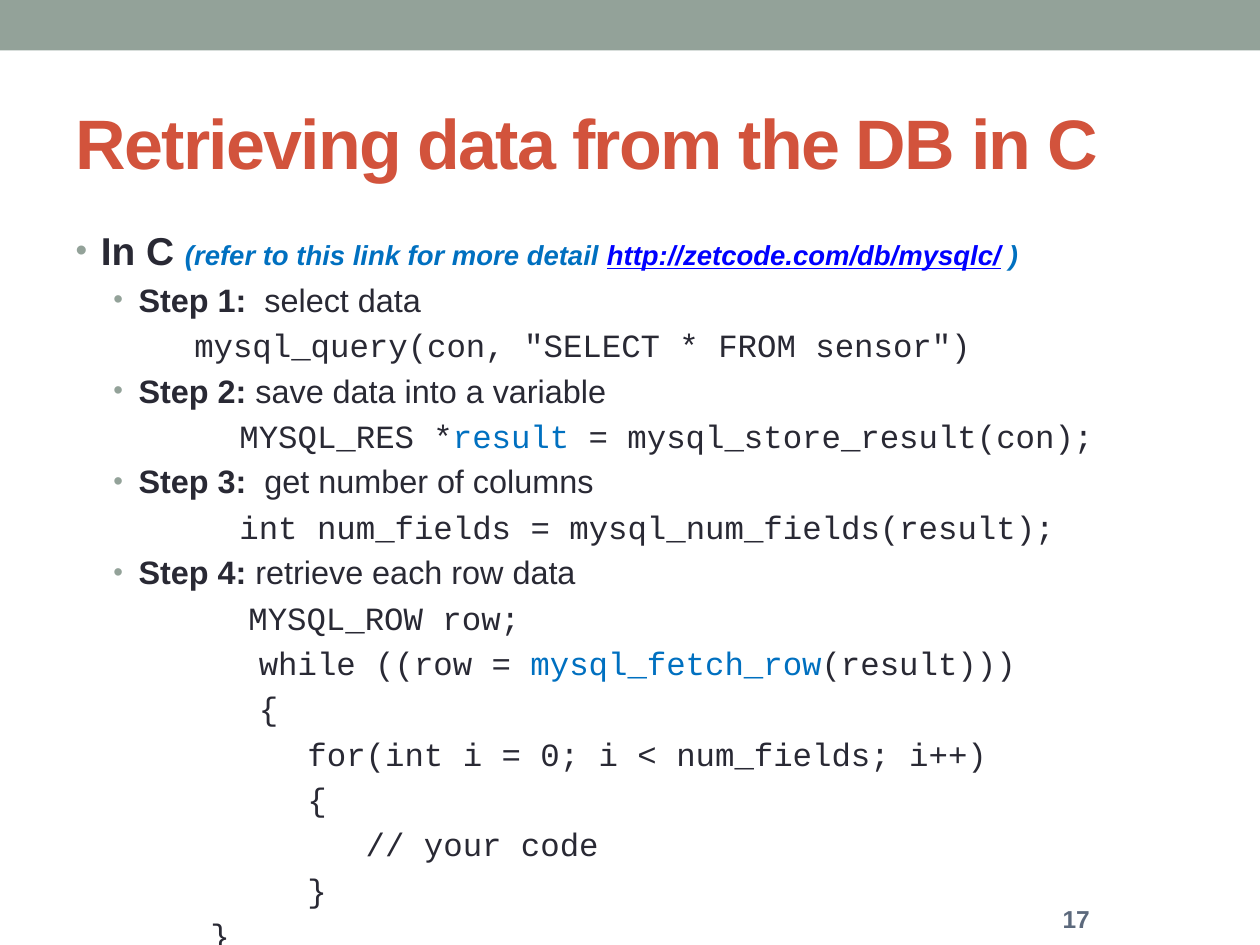
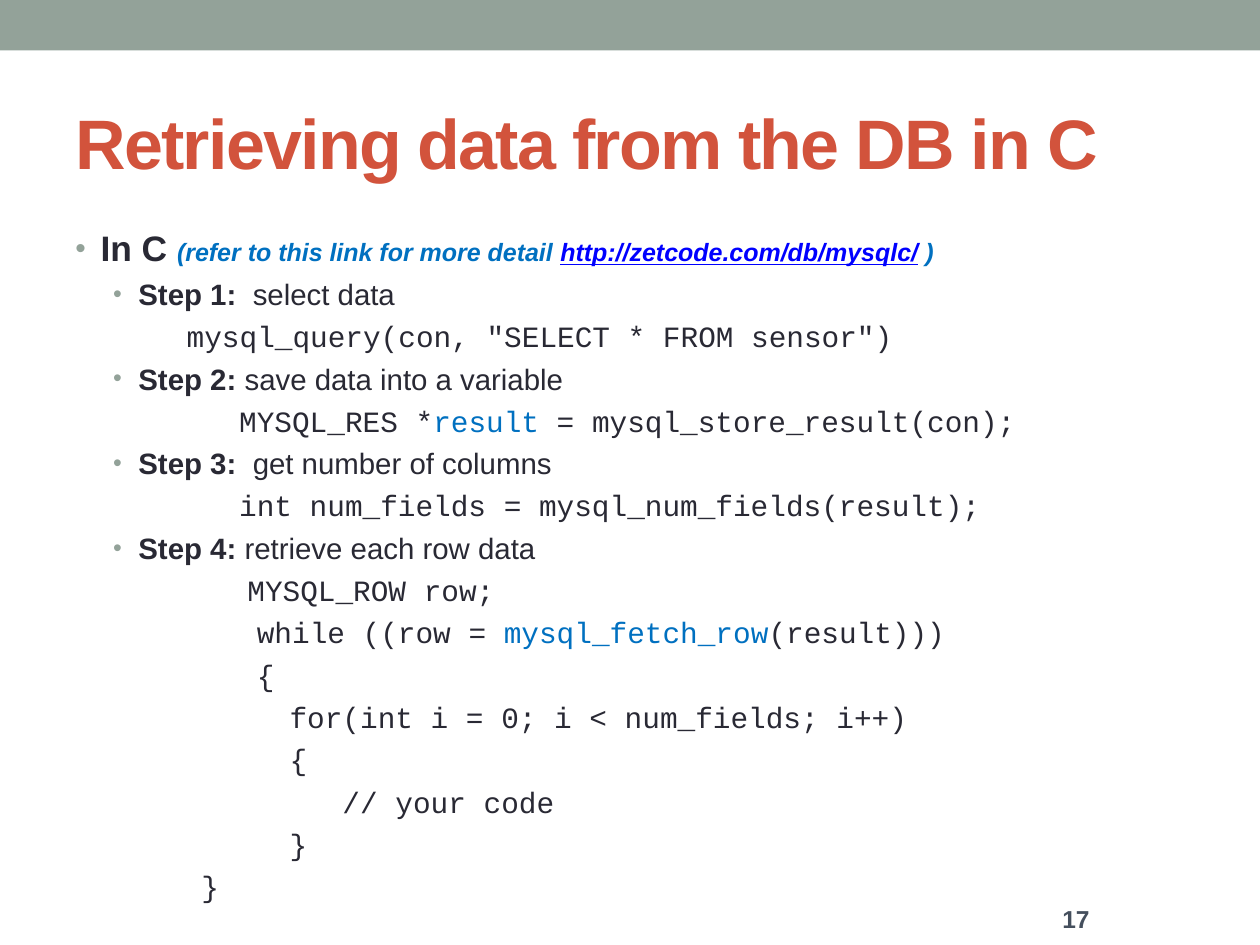
Before and after one commit to honggquan24/IOT, a slide deck: slide 17 of Slide/6. Database.pptx. Drawn at 1260x945 pixels with LibreOffice and Linux fonts; fonts in the diff are those of the drawing. Boxes give left, top, right and bottom in pixels: in the first picture for what was removed or moved away, otherwise in the second. Text is boxed around its words. In the diff, an @@ line names an element or a change of style, - is before the commit and + after.

```diff
--- a/Slide/6. Database.pptx
+++ b/Slide/6. Database.pptx
@@ text "In C (refer to this ..." at bbox=[101, 236, 1015, 819]: size 22.2 to 20.2 pt in "In C"; size 15.7 to 14.3 pt in "(refer to this link for more detail ..."; size 18.5 to 16.8 pt in "Step 1: select data", "mysql_query(con, "SELECT * FROM sensor")", "Step 2: save data into a variable", "MYSQL_RES *result = mysql_store_result(con);" and 11 more places; more space between paragraphs; list level 2 to 1 in "mysql_query(con, "SELECT * FROM sensor")"; list level 2 to 1 in "MYSQL_RES *result = mysql_store_result(con);"; list level 2 to 1 in "int num_fields = mysql_num_fields(result);"; list level 2 to 1 in "MYSQL_ROW row;"; list level 2 to 1 in "while ((row = mysql_fetch_row(result)))"; list level 2 to 1 in "{"; list level 2 to 1 in "for(int i = 0; i ..."; list level 2 to 1 in "// your code"; list level 2 to 1 in "}" @@
@@ page number at bbox=[1062, 911, 1089, 928]: text colour #5C697C to #454F5D @@
```
Also in this commit, not shown: 18 other slides changed.
